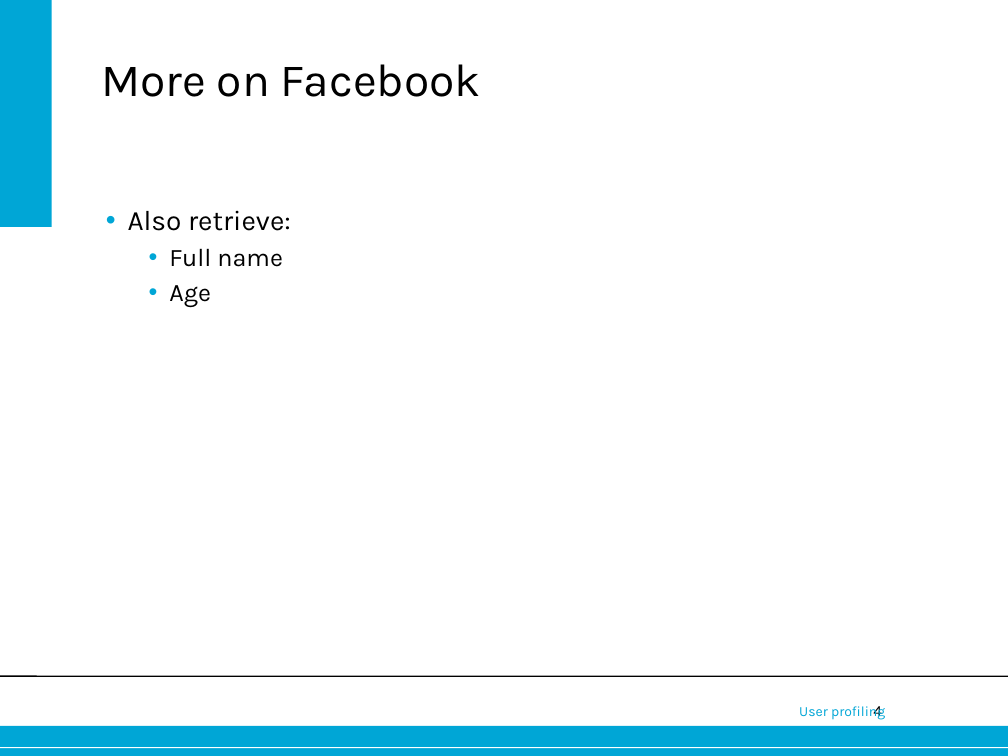
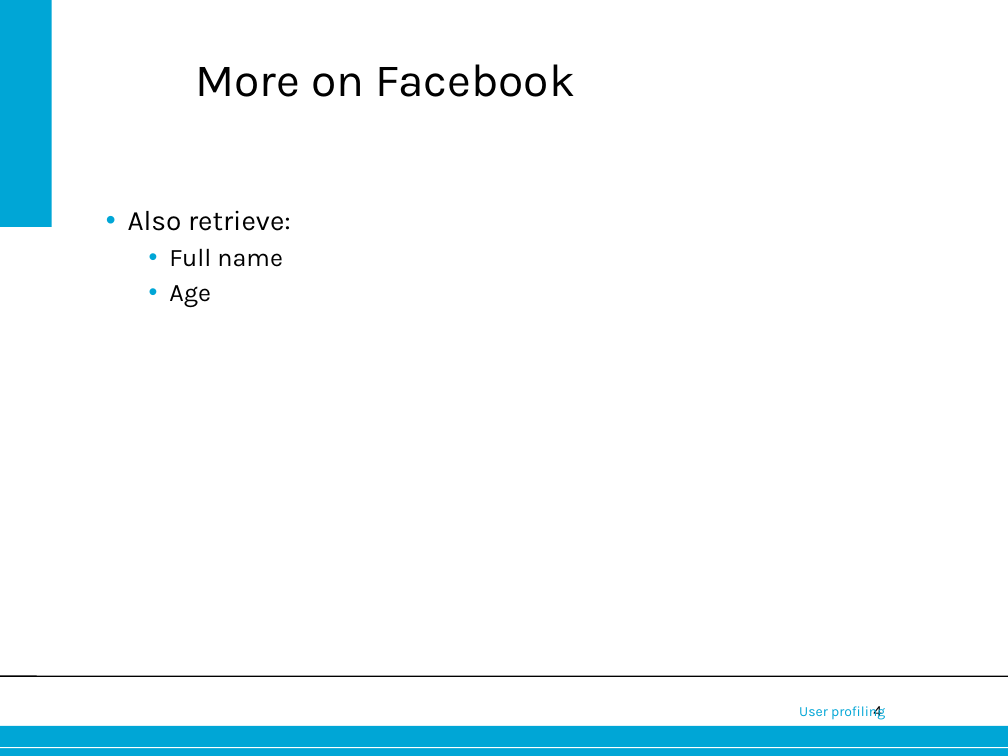
Before and after one commit to joostverdoorn/IN4334, a slide deck: slide 4 of assignment3/msr_pres2.odp. Drawn at 1008x756 pixels with LibreOffice and Linux fonts; fonts in the diff are those of the drawing; background and template pictures are left out. Boxes give left, top, right and bottom in pixels: in the first picture for what was removed or moved away, otherwise in the second. Text is boxed around its words. In the diff, an @@ line names an element or a change of style, - is before the commit and + after.

```diff
--- a/assignment3/msr_pres2.odp
+++ b/assignment3/msr_pres2.odp
@@ title "More on Facebook" at (196,64,575,97): indent changed @@
```
Also in this commit, not shown: 6 other slides changed, 2 slides added.
